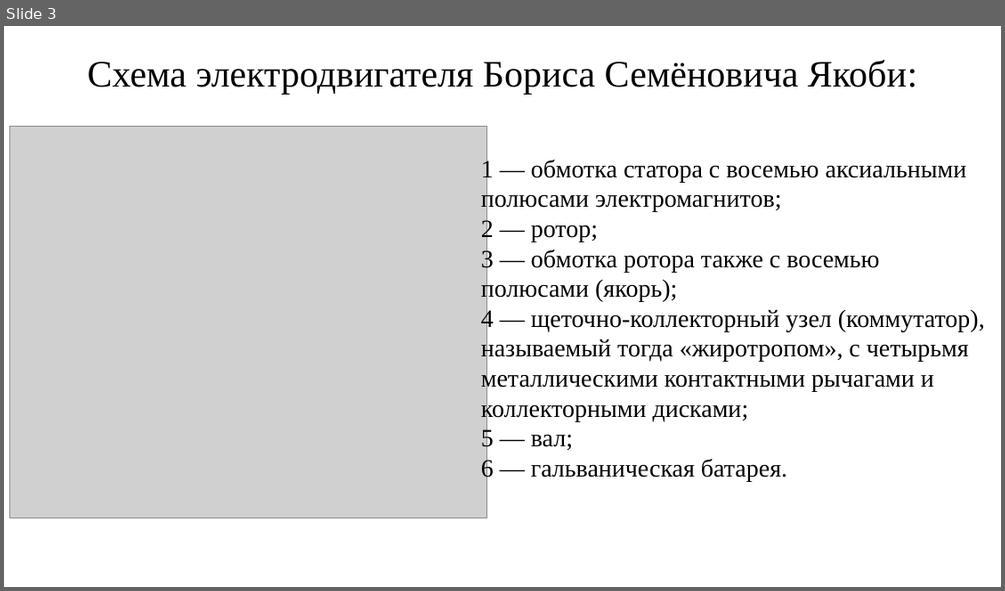
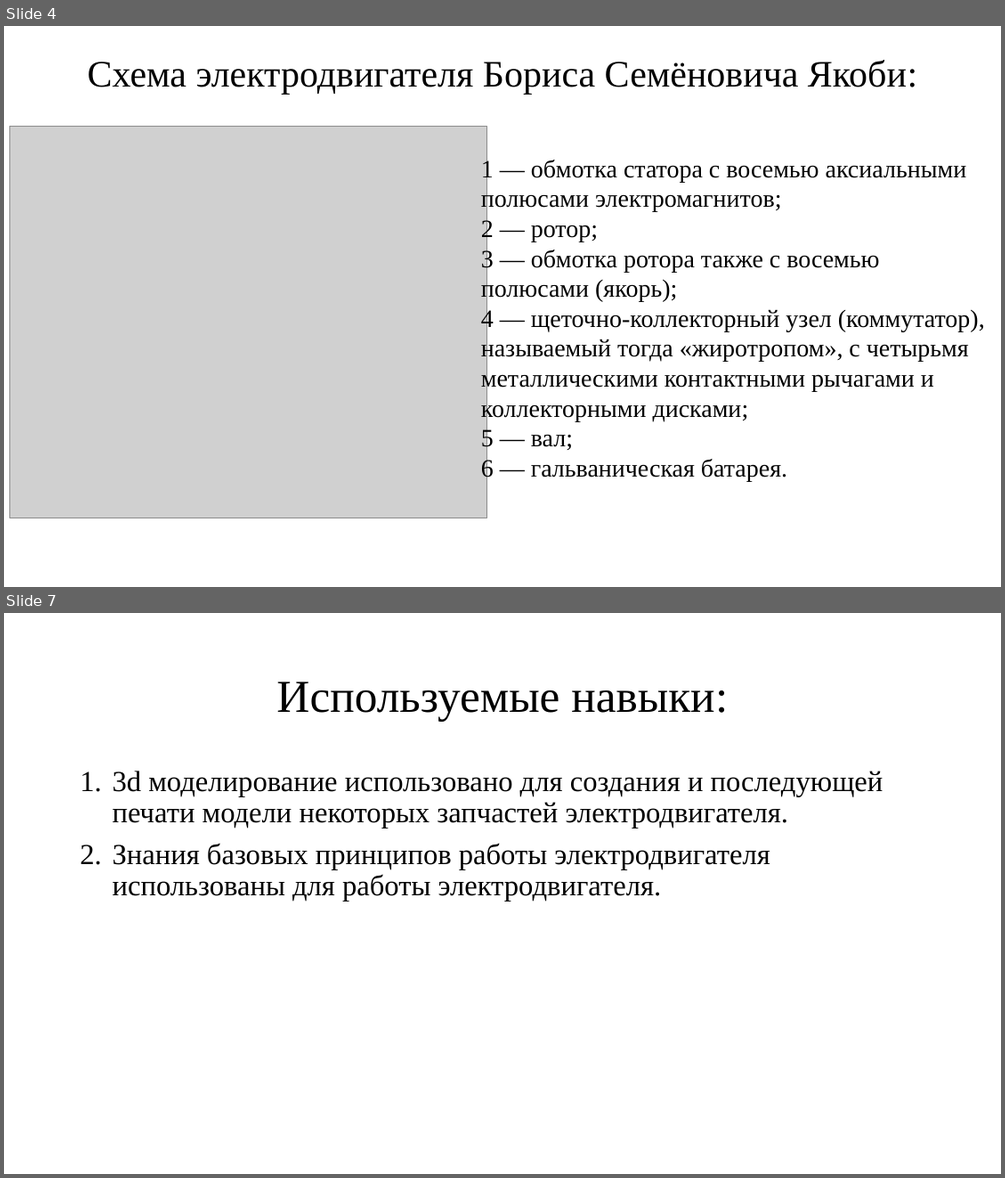
Before and after one commit to KuzovlevAnton/photos, a slide deck: Кузовлев.pptx. Shown one above the other, each under a label of ours: slide 3 before the commit, slides 4 and 7 after it; the slides between them are not shown. The pictures are 1005x591 and 1005x1178 pixels, drawn with LibreOffice and Linux fonts; fonts in the diff are those of the drawing; grey boxes stand for pictures. Boxes give left, top, right and bottom in pixels: in the first picture for what was removed or moved away, otherwise in the second. Text is boxed around its words. In the diff, an @@ line names an element or a change of style, - is before the commit and + after.

```diff
--- a/Кузовлев.pptx
+++ b/Кузовлев.pptx
@@ slide 7 added at box(4, 613, 1001, 1174), background #FFFFFF @@
@@ title added at box(276, 682, 728, 721), 44 pt, text #000000 @@
+Используемые навыки:
@@ text added at box(113, 771, 883, 901), 28 pt, text #000000 @@
+1. 3d моделирование использовано для создания и последующей печати модели некоторых запчастей электродвигателя.
+2. Знания базовых принципов работы электродвигателя использованы для работы электродвигателя.
@@ what was slide 3 is now slide 4 @@
```
Also in this commit, not shown: 3 other slides added, 1 slide removed.
